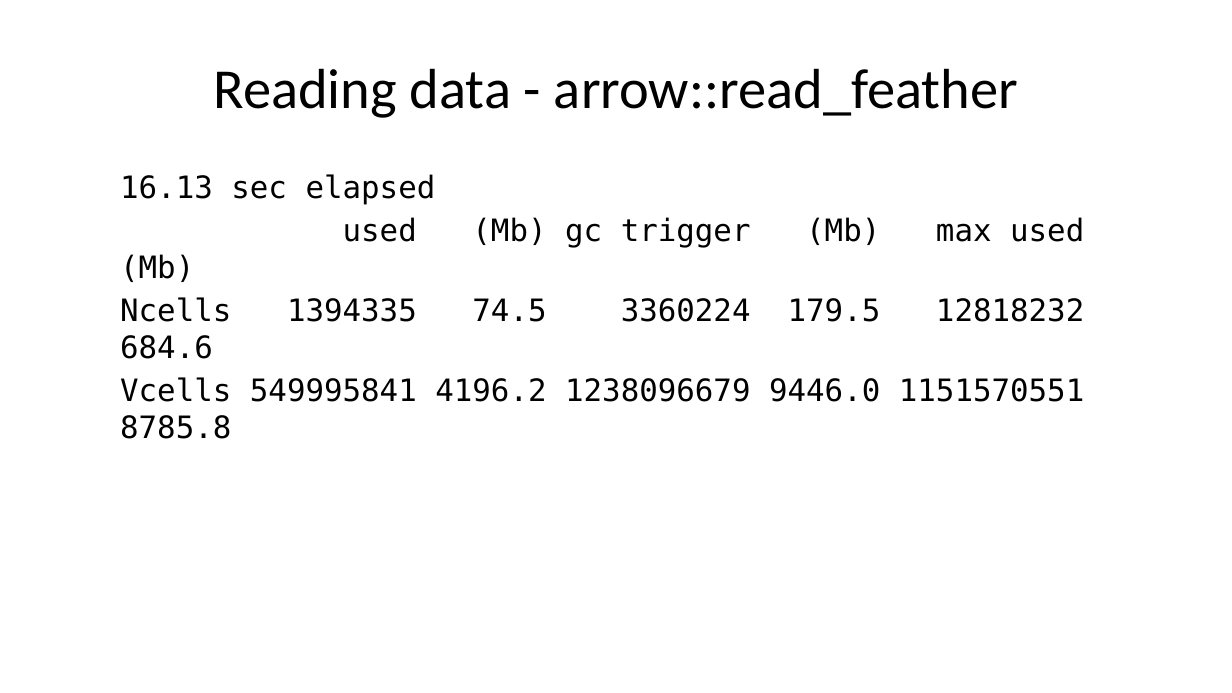
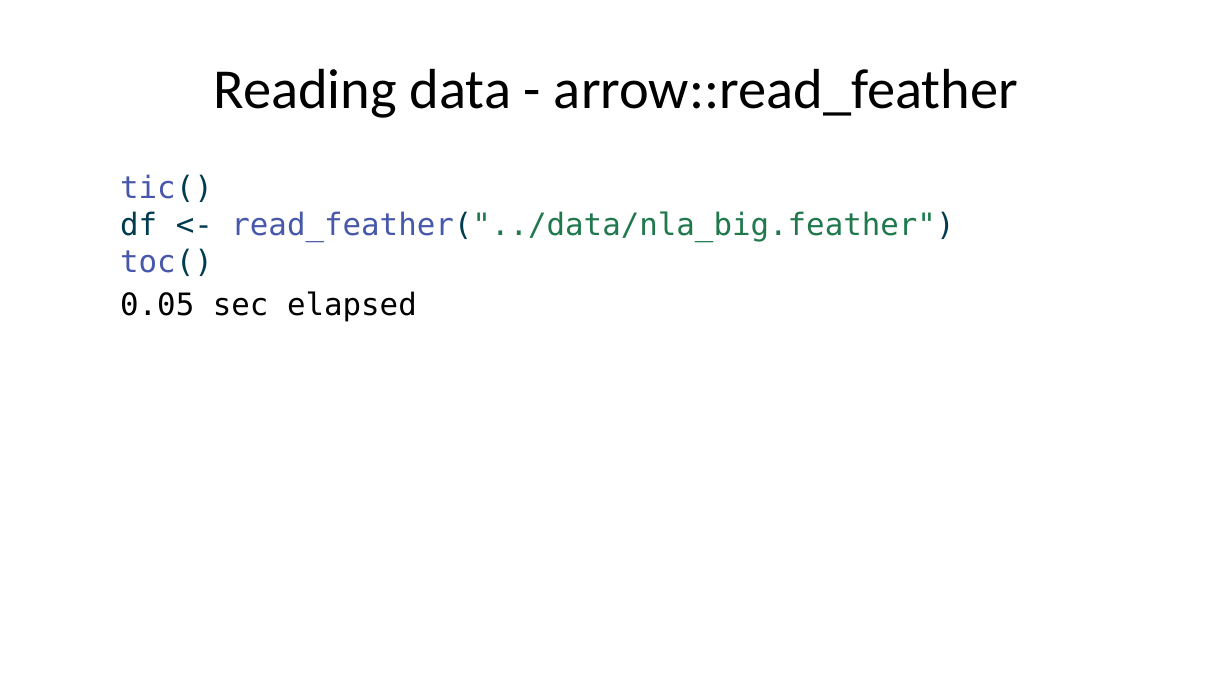
Before and after one commit to USEPA/biggish_data_r, a slide deck: slide 21 of presentation/biggish_data.pptx (slide 22 before the commit). Drawn at 1232x693 pixels with LibreOffice and Linux fonts; fonts in the diff are those of the drawing. Boxes give left, top, right and bottom in pixels: in the first picture for what was removed or moved away, otherwise in the second. Text is boxed around its words. In the diff, an @@ line names an element or a change of style, - is before the commit and + after.

```diff
--- a/presentation/biggish_data.pptx
+++ b/presentation/biggish_data.pptx
@@ text at <box>120,174,954,322</box>: text changed; text colour #000000 to #20794D @@
-16.13 sec elapsed
-used (Mb) gc trigger (Mb) max used (Mb)
-Ncells 1394335 74.5 3360224 179.5 12818232 684.6
-Vcells 549995841 4196.2 1238096679 9446.0 1151570551 8785.8
+tic()
+df <- read_feather("../data/nla_big.feather")
+toc()
+0.05 sec elapsed
```
Also in this commit, not shown: 21 other slides changed, 8 slides added, 7 slides removed, 3 other files.
